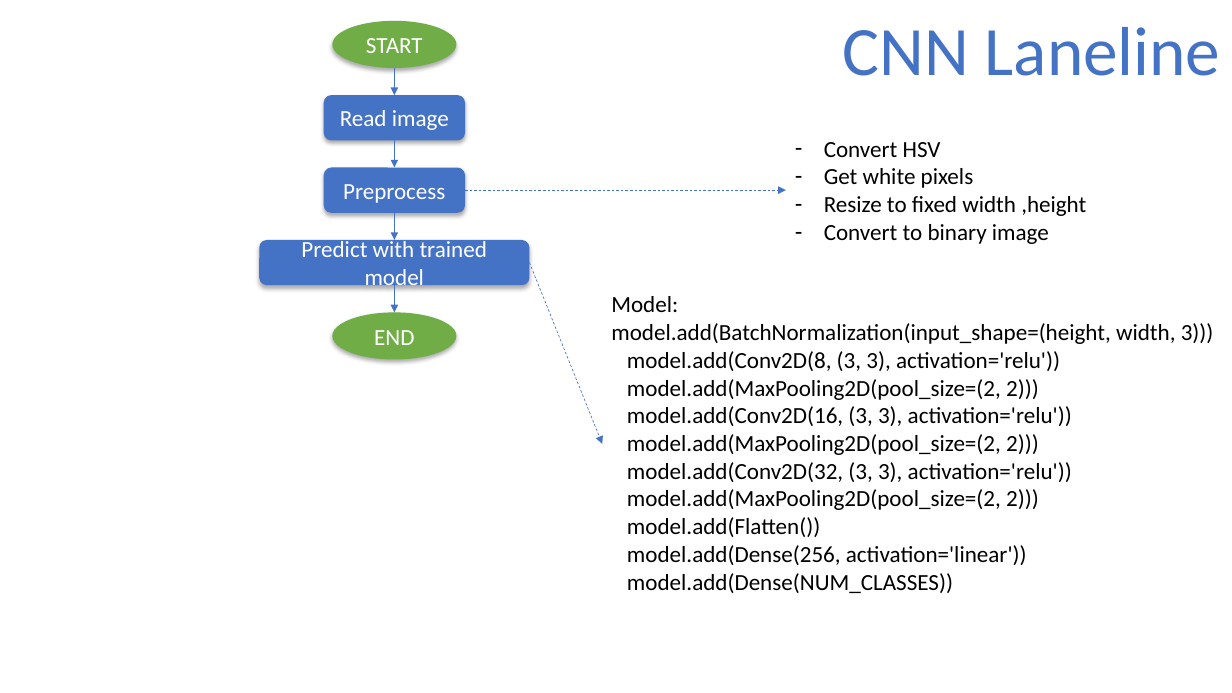
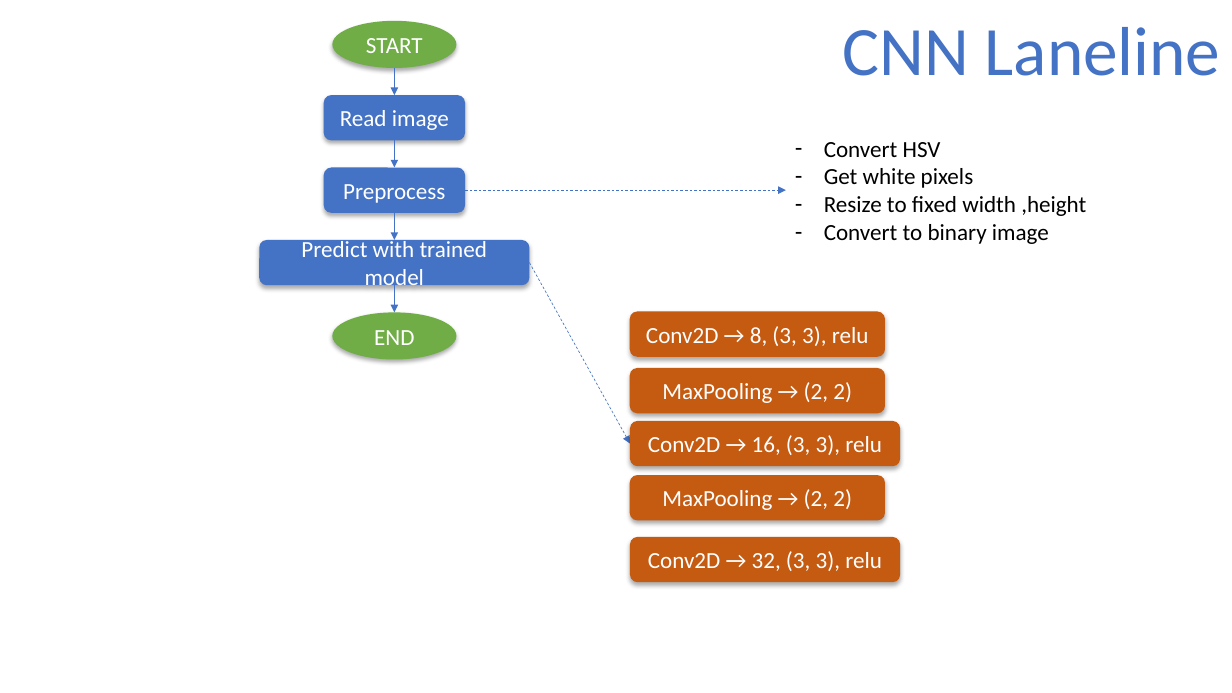
Before and after one commit to fxanhkhoa/final-thesis-autocar-opencv-cnn-yolov3, a slide deck: slide 3 of documents/Flowchart/Python_Image_Processing.pptx. Drawn at 1232x693 pixels with LibreOffice and Linux fonts; fonts in the diff are those of the drawing. Boxes give left, top, right and bottom in pixels: in the first picture for what was removed or moved away, otherwise in the second. Text is boxed around its words. In the diff, an @@ line names an element or a change of style, - is before the commit and + after.

```diff
--- a/documents/Flowchart/Python_Image_Processing.pptx
+++ b/documents/Flowchart/Python_Image_Processing.pptx
@@ arrow moved from (530, 262) - (603, 444) to (530, 262) - (630, 444) @@
@@ text removed at (611,296,1214,593) @@
-Model:
-model.add(BatchNormalization(input_shape=(height, width, 3)))
-model.add(Conv2D(8, (3, 3), activation='relu'))
-model.add(MaxPooling2D(pool_size=(2, 2)))
-model.add(Conv2D(16, (3, 3), activation='relu'))
-model.add(MaxPooling2D(pool_size=(2, 2)))
-model.add(Conv2D(32, (3, 3), activation='relu'))
-model.add(MaxPooling2D(pool_size=(2, 2)))
-model.add(Flatten())
-model.add(Dense(256, activation='linear'))
-model.add(Dense(NUM_CLASSES))
@@ rounded rectangle added at (630,311,885,357), fill #C55A11, 18 pt, text #FFFFFF @@
+Conv2D → 8, (3, 3), relu
@@ rounded rectangle added at (630,368,885,413), fill #C55A11, 18 pt, text #FFFFFF @@
+MaxPooling → (2, 2)
@@ rounded rectangle added at (630,421,900,467), fill #C55A11, 18 pt, text #FFFFFF @@
+Conv2D → 16, (3, 3), relu
@@ rounded rectangle added at (630,475,885,520), fill #C55A11, 18 pt, text #FFFFFF @@
+MaxPooling → (2, 2)
@@ rounded rectangle added at (630,537,900,582), fill #C55A11, 18 pt, text #FFFFFF @@
+Conv2D → 32, (3, 3), relu
```
Also in this commit, not shown: 1 other slide changed, 19 other files.
